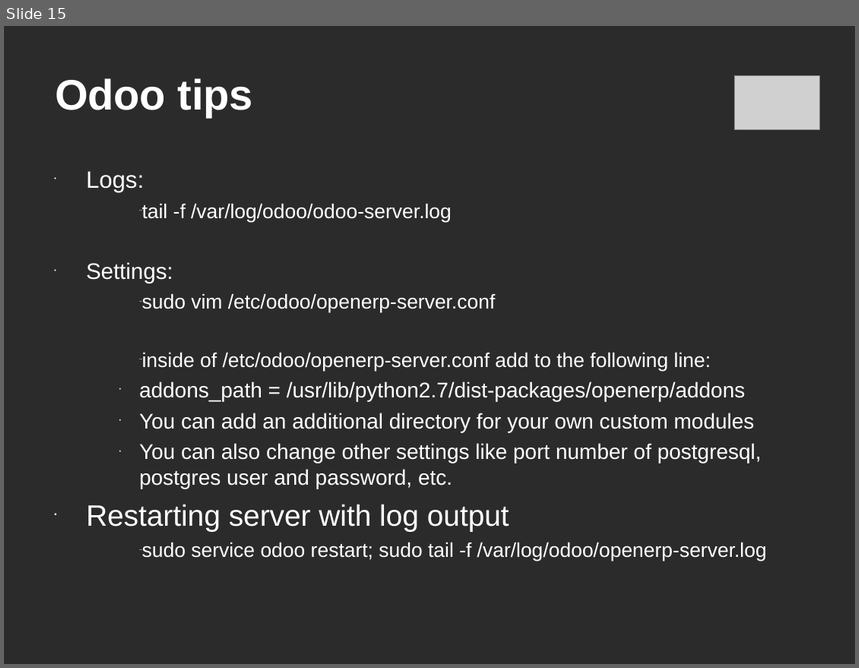
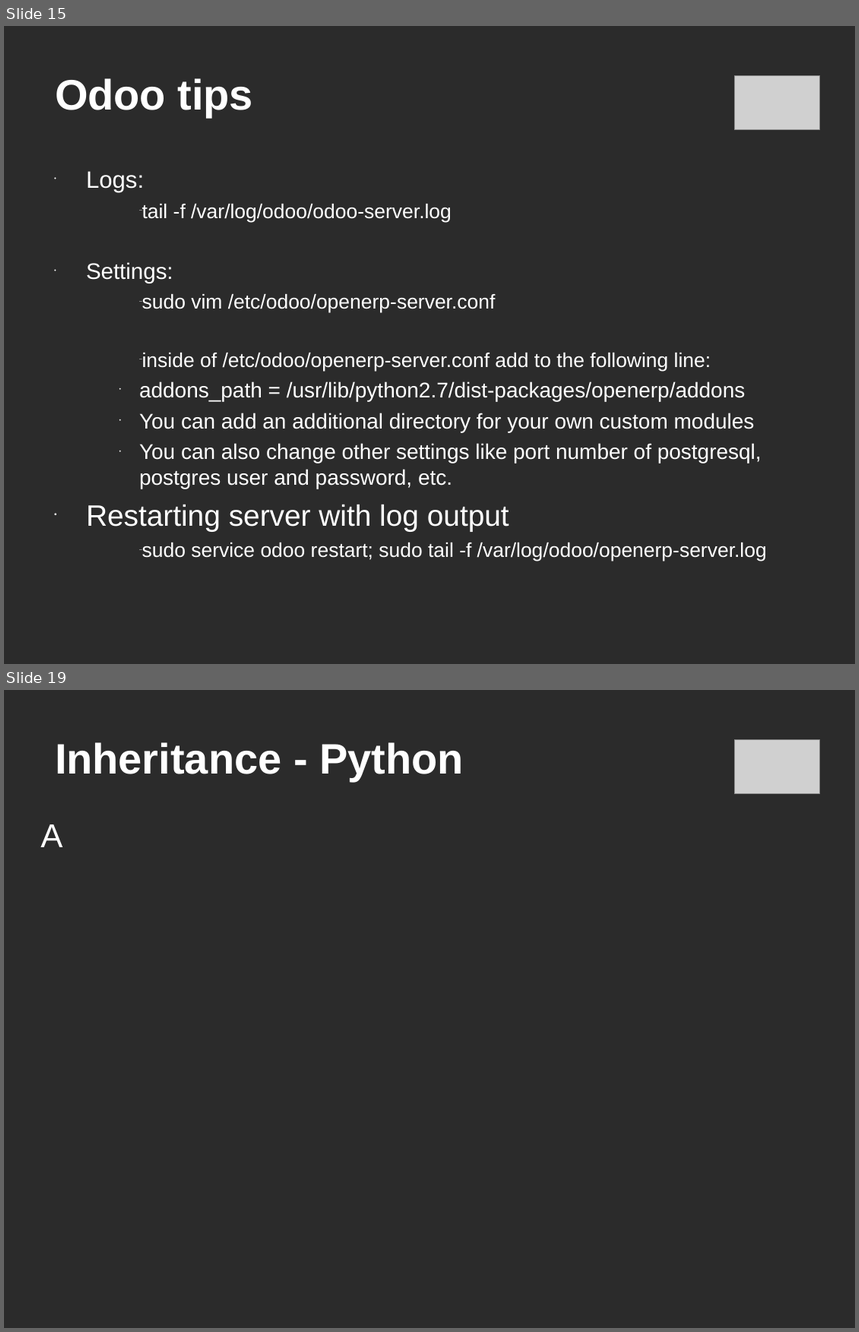
Before and after one commit to c-goosen/ctpug_11_july, a slide deck: Presentation/ctpug-odoo-11_july.ppt. Shown one above the other, each under a label of ours: slide 15 before the commit, slides 15 and 19 after it; the slides between them are not shown. The pictures are 859x668 and 859x1332 pixels, drawn with LibreOffice and Linux fonts; fonts in the diff are those of the drawing; grey boxes stand for pictures; background and template pictures are left out; a plain dark background stands for a picture behind light text. Boxes give left, top, right and bottom in pixels: in the first picture for what was removed or moved away, otherwise in the second. Text is boxed around its words. In the diff, an @@ line names an element or a change of style, - is before the commit and + after.

Commit message:
More slides on modes, controller, inheritance

```diff
--- a/Presentation/ctpug-odoo-11_july.ppt
+++ b/Presentation/ctpug-odoo-11_july.ppt
@@ slide 19 added at <box>4,690,855,1328</box>, background picture (left out) @@
@@ title added at <box>55,742,464,781</box>, 36 pt, text #FFFFFF, bold @@
+Inheritance - Python
@@ picture added at <box>734,739,819,794</box> @@
@@ text added at <box>40,825,63,847</box>, 28 pt, text #FFFFFF @@
+A
```
Also in this commit, not shown: 2 slides changed, 4 other slides added.
